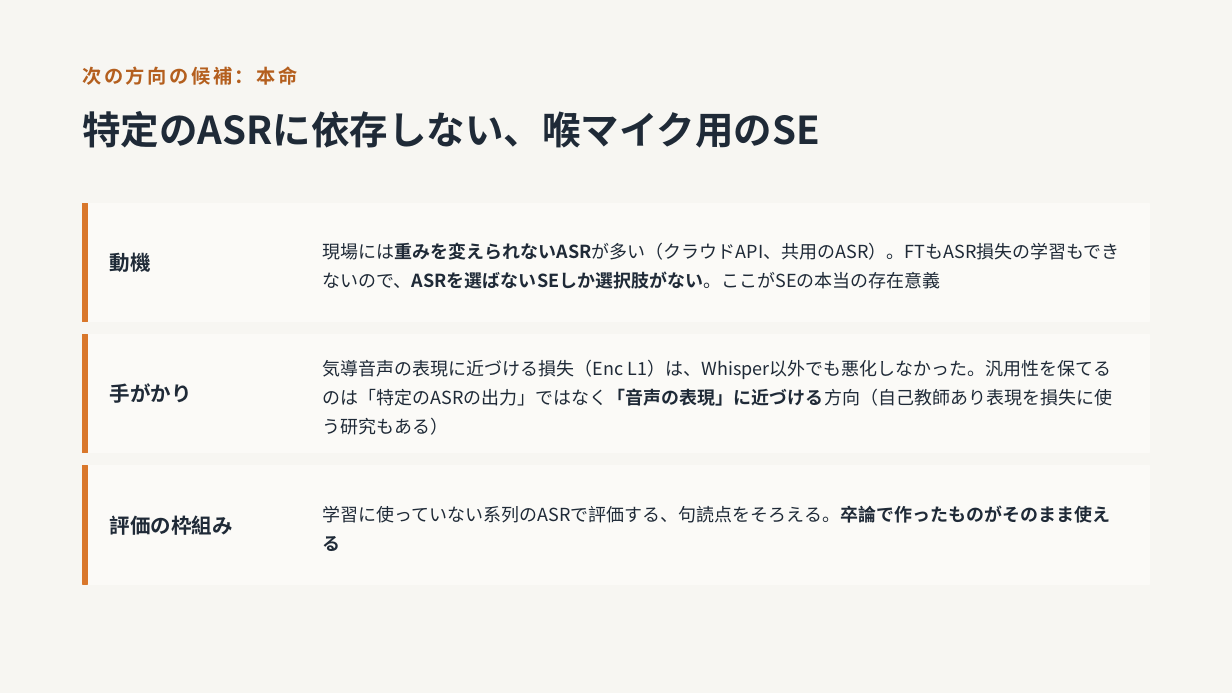
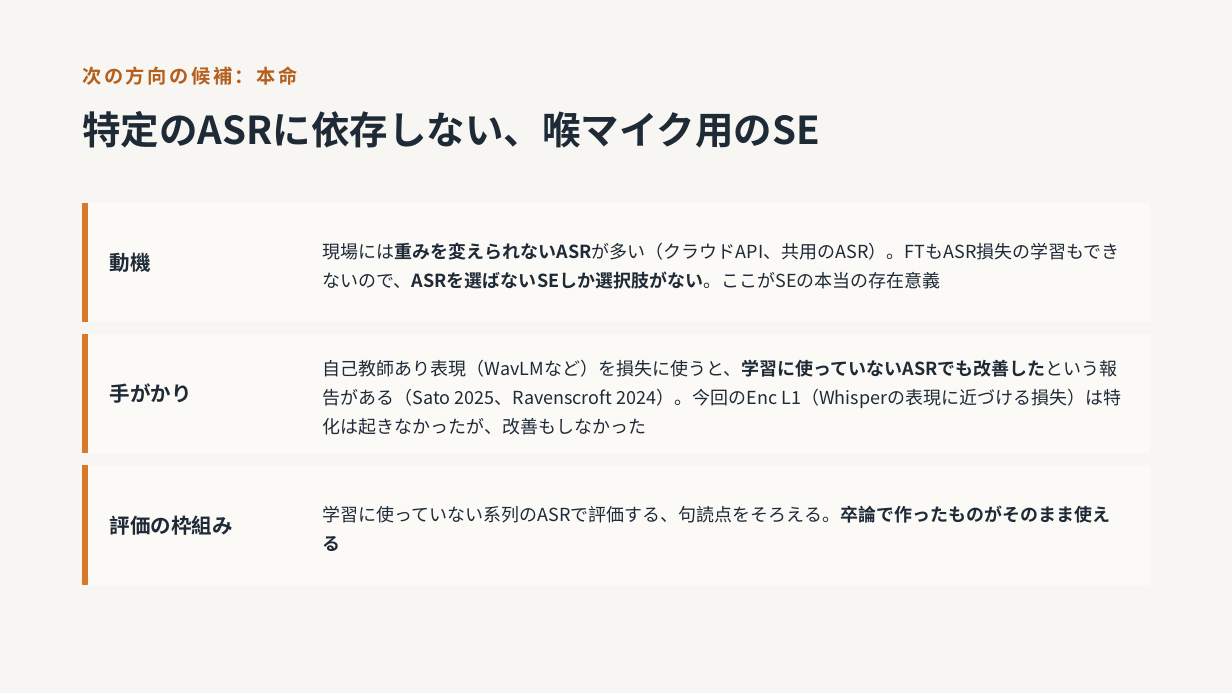
Before and after one commit to kasugayuji0716-art/bone-conduction-research, a slide deck: slide 7 of results/progress_slides_2026-09.pptx. Drawn at 1232x693 pixels with LibreOffice and Linux fonts; fonts in the diff are those of the drawing. Boxes give left, top, right and bottom in pixels: in the first picture for what was removed or moved away, otherwise in the second. Text is boxed around its words. In the diff, an @@ line names an element or a change of style, - is before the commit and + after.

```diff
--- a/results/progress_slides_2026-09.pptx
+++ b/results/progress_slides_2026-09.pptx
@@ text at (322, 360, 1121, 435): text changed @@
-気導音声の表現に近づける損失（Enc L1）は、Whisper以外でも悪化しなかった。汎用性を保てるのは「特定のASRの出力」ではなく「音声の表現」に近づける方向（自己教師あり表現を損失に使う研究もある）
+自己教師あり表現（WavLMなど）を損失に使うと、学習に使っていないASRでも改善したという報告がある（Sato 2025、Ravenscroft 2024）。今回のEnc L1（Whisperの表現に近づける損失）は特化は起きなかったが、改善もしなかった
```
Also in this commit, not shown: 2 other files.
